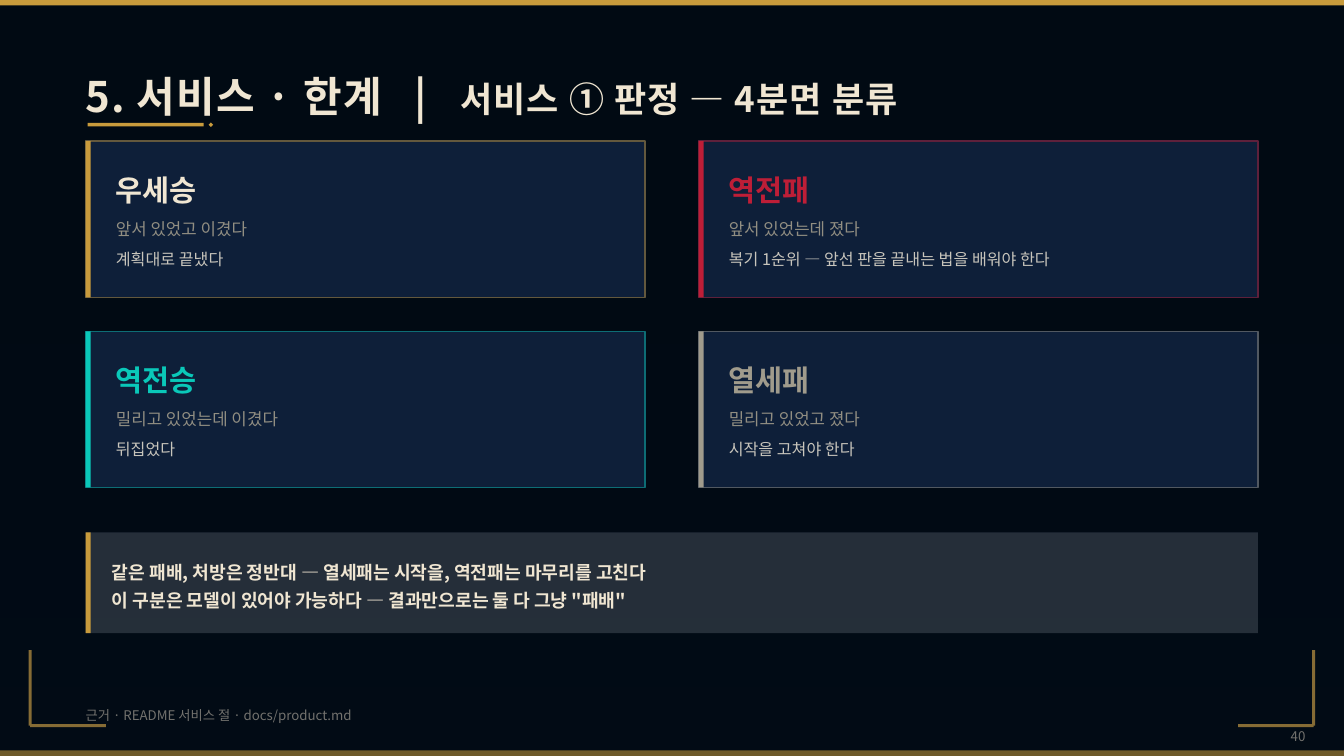
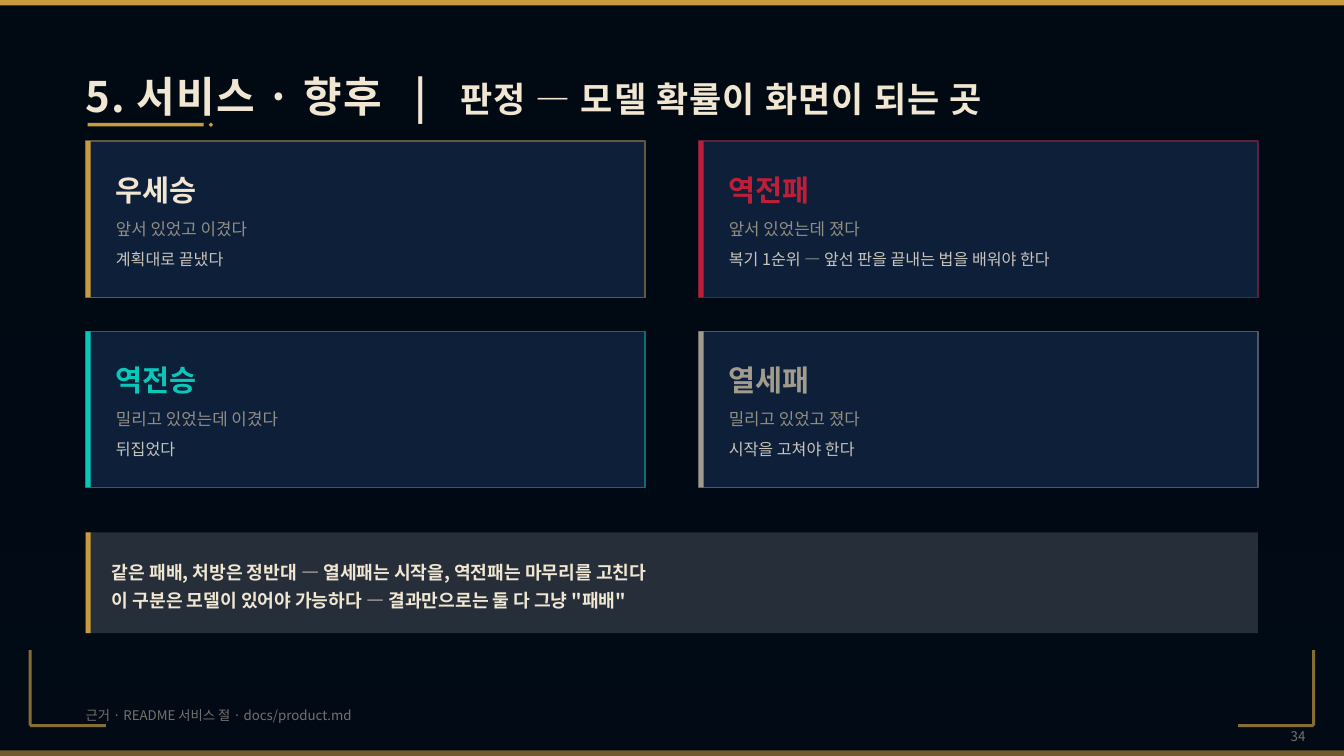
Before and after one commit to wpalswpa/project2608, a slide deck: slide 34 of 4조(십분컷)_미니2프로젝트_LoL 인게임 시점별 경기 데이터 기반 승패 예측 및 핵심 승리요인 분석_발표자료.pptx (slide 40 before the commit). Drawn at 1344x756 pixels with LibreOffice and Linux fonts; fonts in the diff are those of the drawing; background and template pictures are left out; a plain dark background stands for a picture behind light text. Boxes give left, top, right and bottom in pixels: in the first picture for what was removed or moved away, otherwise in the second. Text is boxed around its words. In the diff, an @@ line names an element or a change of style, - is before the commit and + after.

```diff
--- a/4조(십분컷)_미니2프로젝트_LoL 인게임 시점별 경기 데이터 기반 승패 예측 및 핵심 승리요인 분석_발표자료.pptx
+++ b/4조(십분컷)_미니2프로젝트_LoL 인게임 시점별 경기 데이터 기반 승패 예측 및 핵심 승리요인 분석_발표자료.pptx
@@ text at [86,76,982,123]: text changed @@
-5. 서비스 · 한계 | 서비스 ① 판정 — 4분면 분류
+5. 서비스 · 향후 | 판정 — 모델 확률이 화면이 되는 곳
@@ page number at [1291,731,1306,741]: text changed @@
-40
+34
```
Also in this commit, not shown: 11 other slides changed, 8 slides removed, 1 other file.
